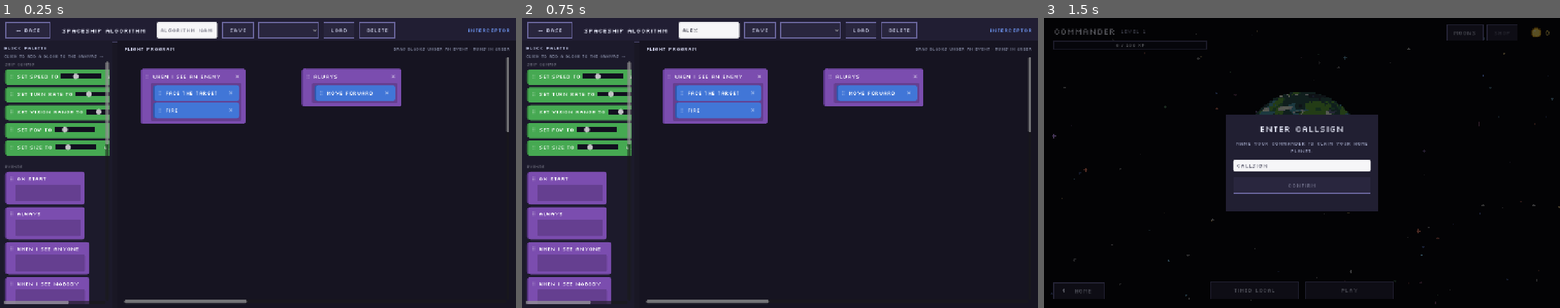
Above: before the commit, frames 1-3 (left to right).
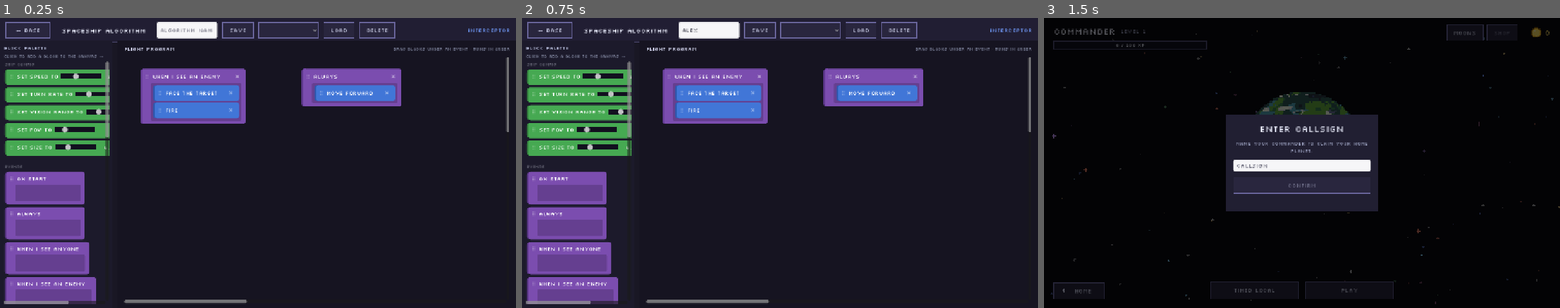
Above: after the commit, the same moments.

Repository: GMU-ASRC/astro-swarm
Game: Godot game, scene res://ui/workspace/ShipWorkspace.tscn
Same seed, same stepped clock (60 frames per second), same inputs: the game is played once before the commit and once after it. This scene is started directly instead of the project's main scene.
Inputs (mouse positions are in pixels of both pictures, inside the frame that each line leads up to):
- Up to frame 1 (0.25 s): no input
- Up to frame 2 (0.75 s): click (707, 29) at 0.52 s; type "Alex" at 0.6 s
- Up to frame 3 (1.5 s): click "← Base" at 1.25 s

The runs differ from the first frame. In frame 1, 0.2% of the frame differs, in the area x 10-22%, y 40-99%; in frame 2, 0.2%; in frame 3, nothing differs.

Commit message:
Workspace: add enemy/ally detection conditions and if-see targets

Diff:
--- a/autoloads/SimulationManager.gd
+++ b/autoloads/SimulationManager.gd
@@ -403,6 +403,8 @@
 	match provider:
 		"targets":
 			options.append({"value": "anyone", "text": "anyone"})
+			options.append({"value": "enemy", "text": "an enemy"})
+			options.append({"value": "ally", "text": "an ally"})
 			options.append({"value": "object", "text": "an object"})
 			options.append({"value": "wall", "text": "a wall"})
 			for t in robot_types:
--- a/entities/robot/Interpreter.gd
+++ b/entities/robot/Interpreter.gd
@@ -60,6 +60,8 @@
 			var target: String = params.get("target", "anyone")
 			match target:
 				"anyone": return sensor.visible_targets.size() > 0
+				"enemy":  return sensor.visible_targets.size() > 0
+				"ally":   return false
 				"object": return sensor.visible_objects.size() > 0
 				"wall":   return sensor.near_wall
 				_:
--- a/entities/ship/Spaceship.gd
+++ b/entities/ship/Spaceship.gd
@@ -219,6 +219,7 @@
 			match params.get("target", "anyone"):
 				"object": return _sees_object()
 				"wall": return _near_wall()
+				"ally": return _live_allies().size() > 0
 				_: return _enemies_cache.size() > 0
 		"compare":
 			return _compare_var(params)
--- a/ui/workspace/ShipWorkspace.gd
+++ b/ui/workspace/ShipWorkspace.gd
@@ -15,7 +15,7 @@
 
 const GAME_PALETTE := {
 	"config": ["set_speed", "set_turn", "set_view", "set_fov", "set_size"],
-	"condition": ["when_start", "when_always", "when_sees", "when_alone", "when_near_wall", "when_sees_wall"],
+	"condition": ["when_start", "when_always", "when_sees", "when_sees_enemy", "when_sees_ally", "when_alone", "when_near_wall", "when_sees_wall"],
 	"logic": ["if_see", "if_within", "if_beyond", "else"],
 	"action": ["do_forward", "do_backward", "do_stop", "do_random_walk", "do_turn_left", "do_turn_right", "do_turn_left_by", "do_turn_right_by", "do_face", "do_flee", "do_throttle", "do_fire"],
 }
